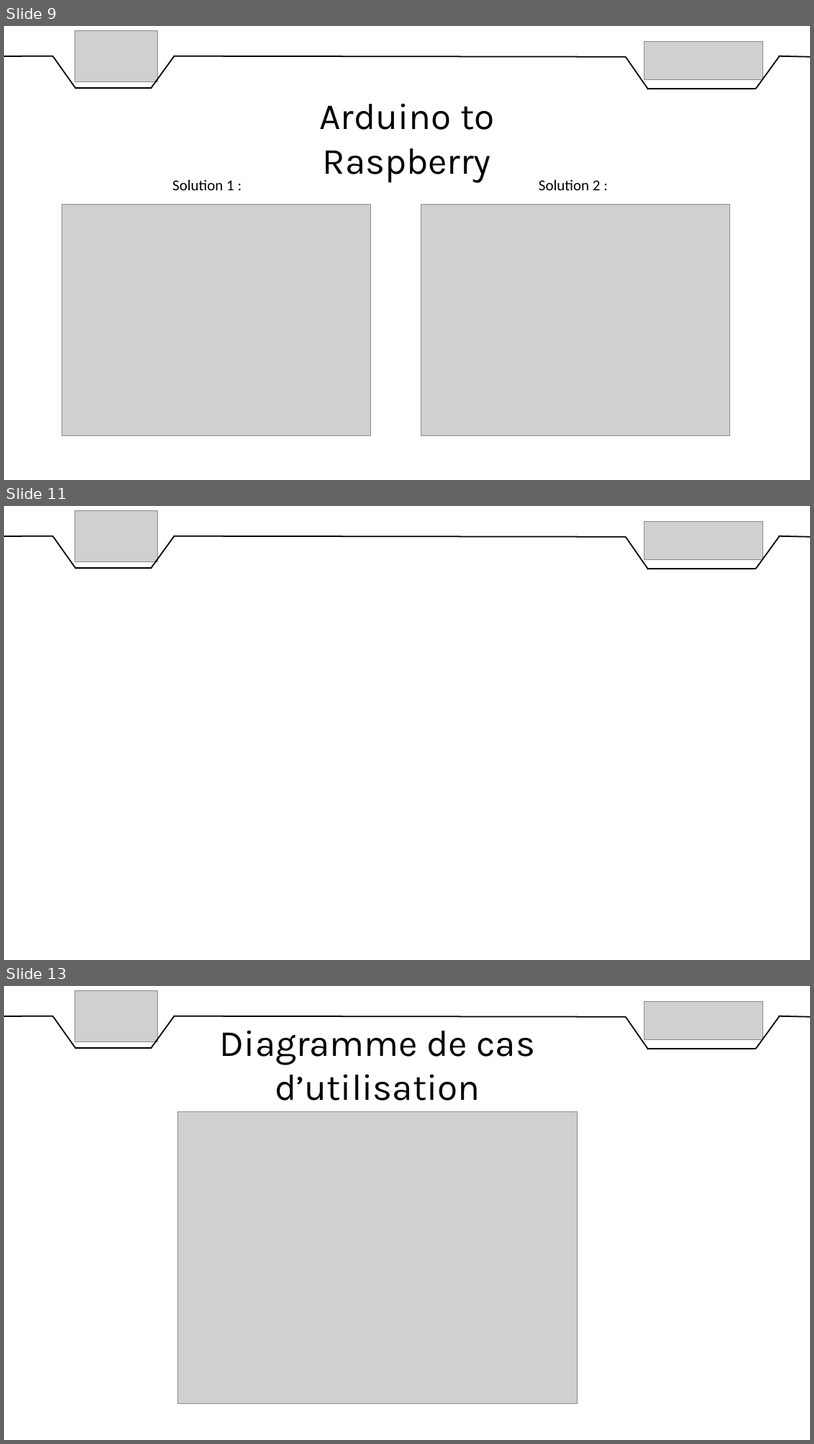
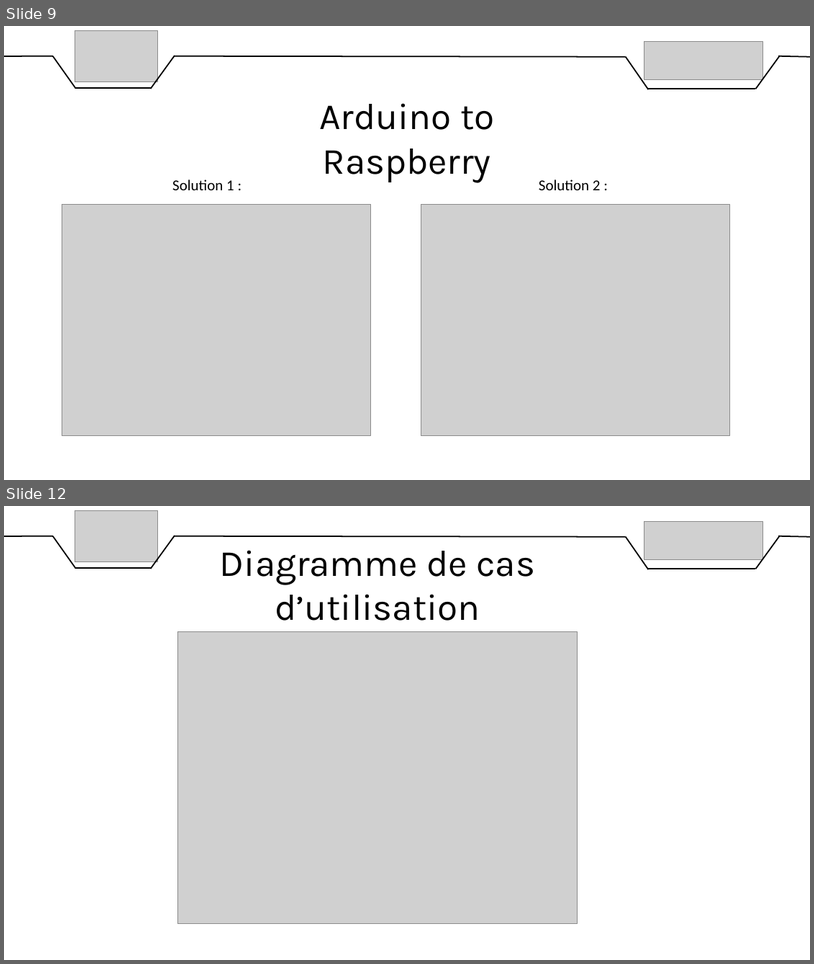
Before and after one commit to DylanChe/SupervisionSerre, a slide deck: oral_projet/revue_2/diaporama_revue_2_samuel.pptx. Shown one above the other, each under a label of ours: slides 9, 11 and 13 before the commit, slides 9 and 12 after it; the slides between them are not shown. The pictures are 814x1444 and 814x964 pixels, drawn with LibreOffice and Linux fonts; fonts in the diff are those of the drawing; grey boxes stand for pictures. Boxes give left, top, right and bottom in pixels: in the first picture for what was removed or moved away, otherwise in the second. Text is boxed around its words. In the diff, an @@ line names an element or a change of style, - is before the commit and + after.

```diff
--- a/oral_projet/revue_2/diaporama_revue_2_samuel.pptx
+++ b/oral_projet/revue_2/diaporama_revue_2_samuel.pptx
@@ slide 11 removed at bbox=[4, 506, 810, 960], background #FFFFFF @@
@@ picture removed at bbox=[75, 510, 158, 561] @@
@@ picture removed at bbox=[645, 522, 764, 559] @@
@@ line removed from (4, 536) to (53, 536) @@
@@ line removed from (53, 536) to (75, 569) @@
@@ line removed from (175, 536) to (150, 569) @@
@@ line removed from (174, 536) to (626, 537) @@
@@ line removed from (626, 537) to (649, 569) @@
@@ line removed from (780, 536) to (756, 569) @@
@@ line removed from (779, 536) to (810, 537) @@
@@ line removed from (75, 569) to (152, 569) @@
@@ line removed from (649, 569) to (756, 569) @@
@@ what was slide 13 is now slide 12 @@
```
Also in this commit, not shown: 2 slides changed, 1 other file.
